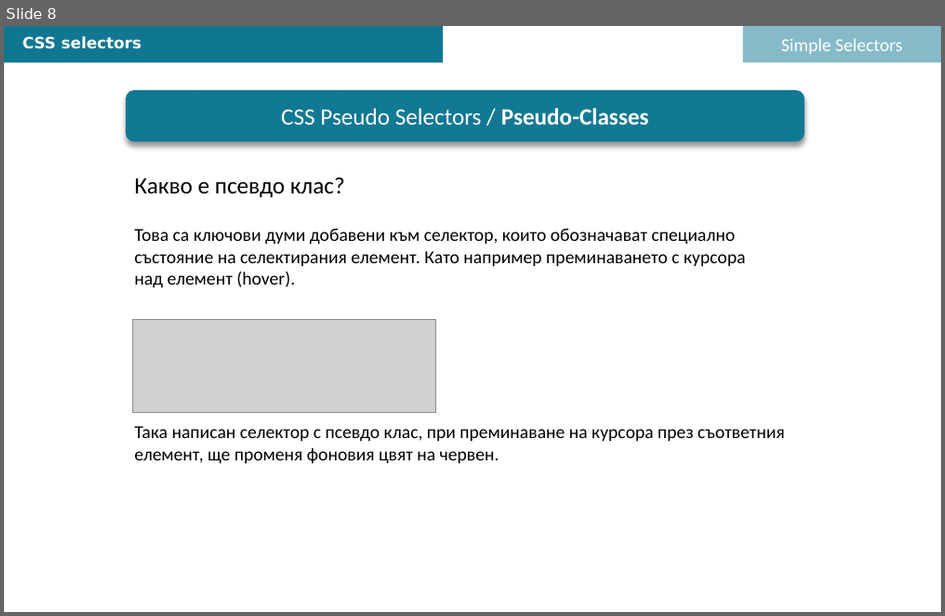
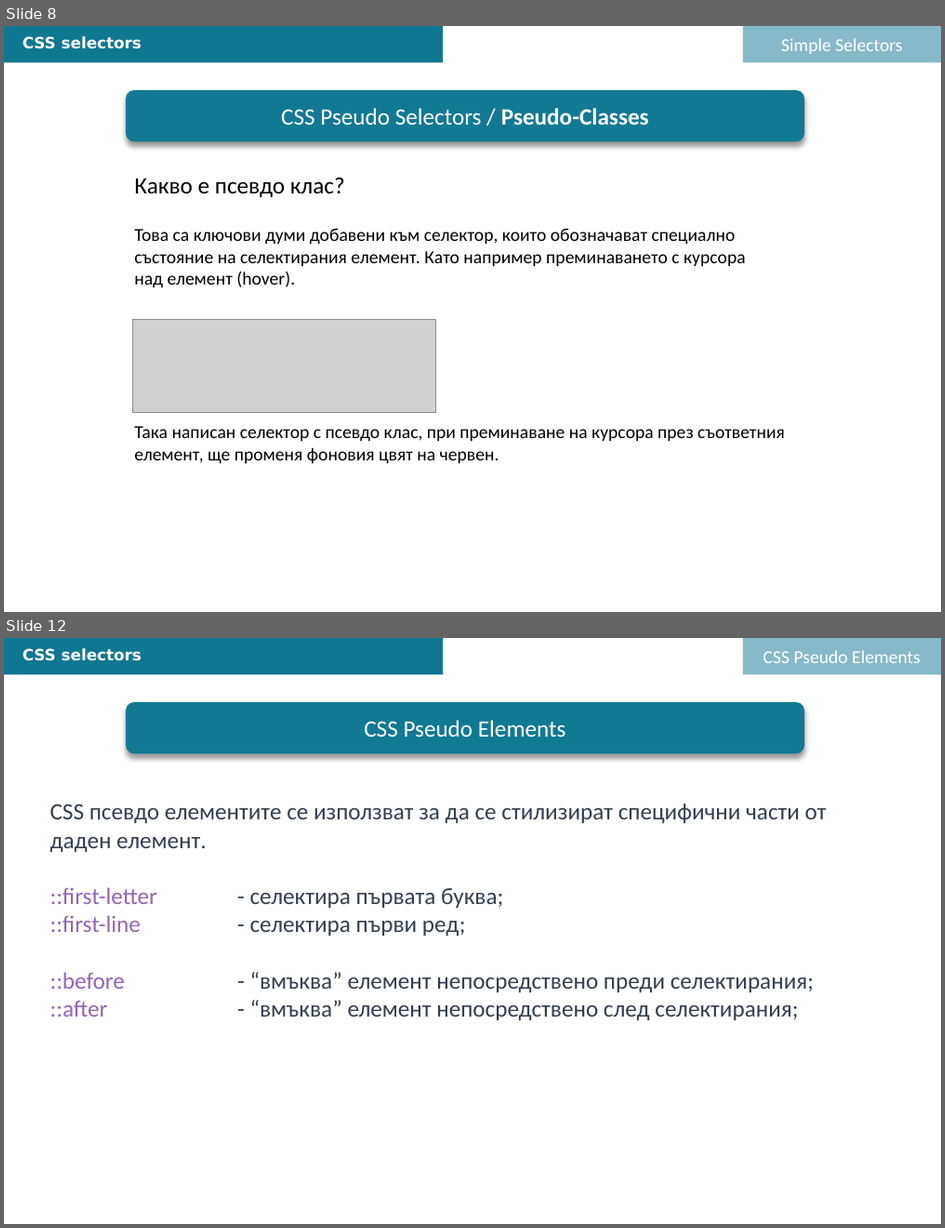
Before and after one commit to DNinev/swiftFE_v1, a slide deck: Lections/L7/FE-L7-17-05-pseudo-sel.pptx. Shown one above the other, each under a label of ours: slide 8 before the commit, slides 8 and 12 after it; the slides between them are not shown. The pictures are 945x616 and 945x1228 pixels, drawn with LibreOffice and Linux fonts; fonts in the diff are those of the drawing; grey boxes stand for pictures; background and template pictures are left out. Boxes give left, top, right and bottom in pixels: in the first picture for what was removed or moved away, otherwise in the second. Text is boxed around its words. In the diff, an @@ line names an element or a change of style, - is before the commit and + after.

```diff
--- a/Lections/L7/FE-L7-17-05-pseudo-sel.pptx
+++ b/Lections/L7/FE-L7-17-05-pseudo-sel.pptx
@@ slide 12 added at bbox=[4, 638, 941, 1224], background picture (left out) @@
@@ rectangle added at bbox=[4, 638, 444, 674], fill #0F7792 @@
@@ text added at bbox=[23, 648, 142, 661], 12 pt, text #FFFFFF, bold @@
+CSS selectors
@@ rectangle added at bbox=[743, 638, 941, 674], fill #0F7792 at 50% opacity, 14 pt, text #FFFFFF @@
+CSS Pseudo Elements
@@ rounded rectangle added at bbox=[126, 702, 805, 753], fill #127994, 18 pt, text #FFFFFF @@
+CSS Pseudo Elements
@@ text added at bbox=[50, 804, 827, 1020], 18 pt, text #333F50 @@
+CSS псевдо елементите се използват за да се стилизират специфични части от даден елемент.
+::first-letter - селектира първата буква;
+::first-line - селектира първи ред;
+::before - “вмъква” елемент непосредствено преди селектирания;
+::after - “вмъква” елемент непосредствено след селектирания;
```
Also in this commit, not shown: 2 slides changed, 3 other slides added, 6 other files.
